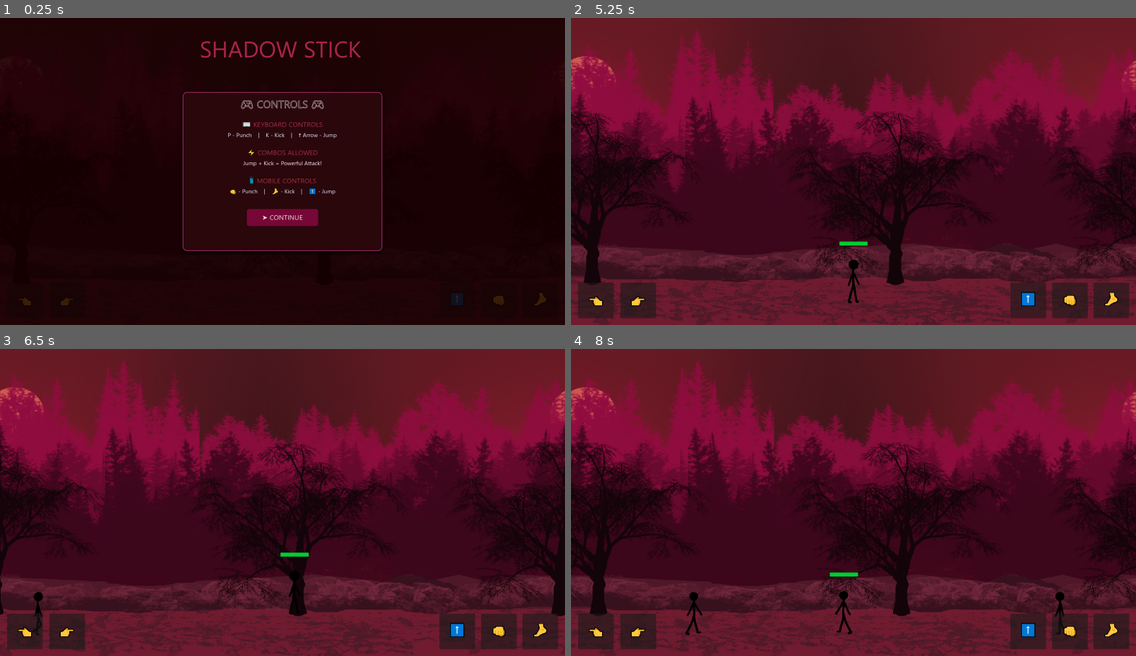
Above: before the commit, frames 1-4 (two rows, left to right).
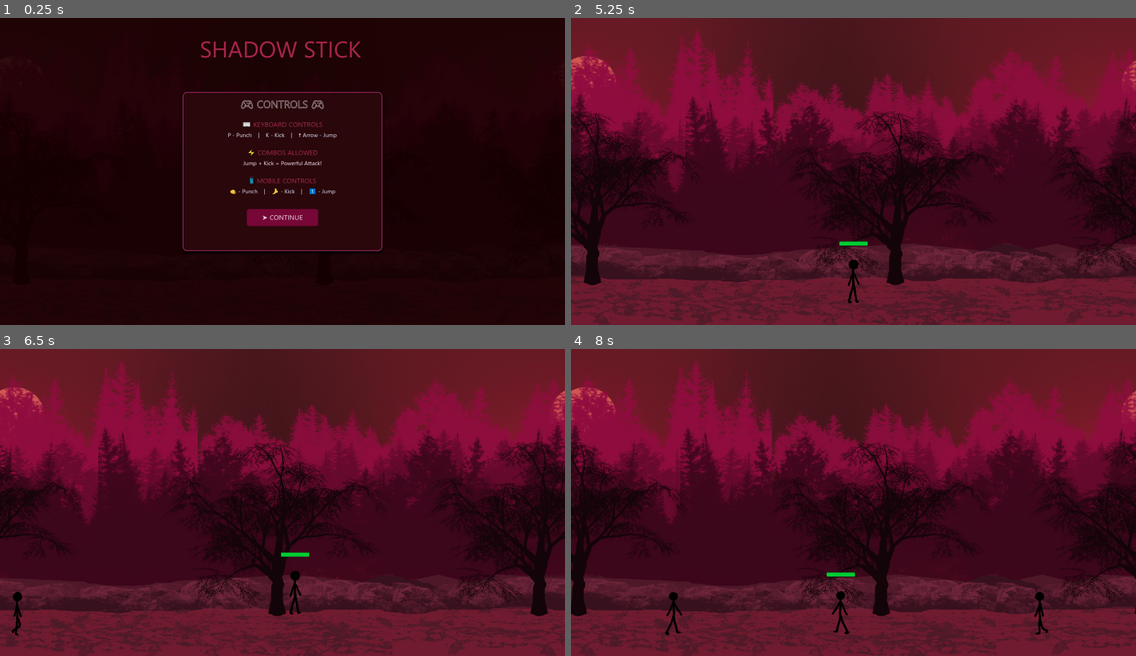
Above: after the commit, the same moments.

Repository: SUGANTH-V-27/stickman
Game: Godot game, scene res://scenes/main.tscn
Two runs of this game, one before a commit and one after it. Both use one fixed random seed, a clock stepped at 60 frames per second and the inputs below.
Inputs (mouse positions are in pixels of both pictures, inside the frame that each line leads up to):
- Up to frame 1 (0.25 s): no input
- Up to frame 2 (5.25 s): click (593, 300) at 0.5 s, where only the run before the commit has a clickable "👈"; click (638, 300) at 1.25 s, where only the run before the commit has a clickable "👉"; click (1028, 300) at 2 s, where only the run before the commit has a clickable "⬆️"; click (1068, 300) at 2.75 s, where only the run before the commit has a clickable "👊"; click (1113, 300) at 3.5 s, where only the run before the commit has a clickable "🦶"; click "➤ CONTINUE" at 4.25 s; click "🎮 START GAME" at 5 s
- Up to frame 3 (6.5 s): tap Enter at 5.75 s; move the mouse to (406, 487) at 5.77 s; hold Right (ui_right) from 5.78 s (still down); hold P (attack) from 5.78 s (still down); click (406, 487) at 5.92 s; tap Up (jump) at 6.02, 6.32 s; tap K (kick) at 6.05 s
- Up to frame 4 (8 s): release Right (ui_right) at 6.5 s; release P (attack) at 6.5 s; drag from (740, 517) to (870, 585) at 6.52 s; move the mouse to (910, 434) at 7.27 s; hold Left (ui_left) from 7.28 s (still down); hold Up (jump) from 7.28 s (still down); tap P (attack) at 7.55 s

The runs differ from the first frame. In frame 1, 0.2% of the frame differs, in the area x 3-97%, y 89-94%; in frame 2, 3.6%; in frame 3, 20%; in frame 4, 21%, in the area x 0-100%, y 4-100%.

Commit message:
buttons removed in desktop

Diff:
--- a/scenes/main.gd
+++ b/scenes/main.gd
@@ -44,6 +44,8 @@
 	# If your MobileControls.gd has a setup_controls() function, call it here:
 	if mobile_controls.has_method("setup_controls"):
 		mobile_controls.setup_controls()
+	if mobile_controls.has_method("adjust_button_sizes"):
+		mobile_controls.adjust_button_sizes()
 
 	# Remove static enemy
 	if enemy:
--- a/scenes/mobilecontrol.gd
+++ b/scenes/mobilecontrol.gd
@@ -8,21 +8,43 @@
 @onready var attack_button: Button = $AttackButton
 @onready var kick_button: Button = $KickButton
 
+
 func setup_controls():
 	if player == null:
 		push_error("Player not assigned to MobileControls!")
 		return
 
 	# Movement buttons
-	left_button.button_down.connect(player._on_LeftButton_pressed)
-	left_button.button_up.connect(player._on_LeftButton_released)
+	left_button.button_down.connect(func(): Input.action_press("ui_left"))
+	left_button.button_up.connect(func(): Input.action_release("ui_left"))
 
-	right_button.button_down.connect(player._on_RightButton_pressed)
-	right_button.button_up.connect(player._on_RightButton_released)
+	right_button.button_down.connect(func(): Input.action_press("ui_right"))
+	right_button.button_up.connect(func(): Input.action_release("ui_right"))
 
 	# Jump button
-	jump_button.pressed.connect(player._on_JumpButton_pressed)
+	jump_button.button_down.connect(func(): Input.action_press("jump"))
+	jump_button.button_up.connect(func(): Input.action_release("jump"))
 
-	# Combat buttons
-	attack_button.pressed.connect(player._on_AttackButton_pressed)
-	kick_button.pressed.connect(player._on_KickButton_pressed)
+	# Attack button
+	attack_button.button_down.connect(func(): Input.action_press("attack"))
+	attack_button.button_up.connect(func(): Input.action_release("attack"))
+
+	# Kick button
+	kick_button.button_down.connect(func(): Input.action_press("kick"))
+	kick_button.button_up.connect(func(): Input.action_release("kick"))
+
+
+func adjust_button_sizes():
+	var is_mobile := OS.has_feature("mobile") or DisplayServer.is_touchscreen_available()
+
+	if is_mobile:
+		# Show buttons on mobile with 150x150 size
+		var target_size := Vector2(150, 150)
+		for button in [left_button, right_button, jump_button, attack_button, kick_button]:
+			button.visible = true
+			button.custom_minimum_size = target_size
+			button.set_size(target_size)
+	else:
+		# Hide buttons completely on desktop/laptop
+		for button in [left_button, right_button, jump_button, attack_button, kick_button]:
+			button.visible = false
--- a/scenes/player.gd
+++ b/scenes/player.gd
@@ -17,6 +17,7 @@
 signal health_changed(current: int, max: int)
 
 var _hit_recovering := false
+var lock_movement_during_attack := false
 
 # -------------------- NODES --------------------
 @onready var sprite: AnimatedSprite2D = $AnimatedSprite2D
@@ -52,29 +53,35 @@
 
 # ------------------------------------------------
 func _physics_process(delta: float) -> void:
+	# Gravity
 	if not is_on_floor():
 		velocity.y += gravity * delta
 	else:
 		if velocity.y > 0:
 			velocity.y = 0
 
+	# Jump
 	if Input.is_action_just_pressed("jump") and is_on_floor():
 		velocity.y = -jump_force
 
+	# Restrict movement when hit or dead
 	if state in [State.DEAD, State.HIT]:
 		velocity.x = 0
 		move_and_slide()
 		return
 
-	if state == State.ATTACK and is_on_floor():
+	# Restrict movement during attack only if flagged
+	if state == State.ATTACK and is_on_floor() and lock_movement_during_attack:
 		velocity.x = 0
 		move_and_slide()
 		return
 
+	# Movement
 	var dir := Input.get_axis("ui_left", "ui_right")
 	velocity.x = dir * speed
 	move_and_slide()
 
+	# Animations
 	if dir == 0 and is_on_floor() and state != State.ATTACK:
 		state = State.IDLE
 		sprite.play("idle")
@@ -102,10 +109,10 @@
 		jump()
 
 # ------------------------------------------------
-# ATTACKS (Reusable helper)
-# ------------------------------------------------
-func _do_attack(hitbox: Area2D, anim: String, active_time: float, cooldown: float) -> void:
+# ATTACKS
+func _do_attack(hitbox: Area2D, anim: String, active_time: float, cooldown: float, lock_move := false) -> void:
 	state = State.ATTACK
+	lock_movement_during_attack = lock_move
 	sprite.play(anim)
 	air_sfx.play()
 
@@ -121,20 +128,19 @@
 		sprite.play("idle")
 
 func punch() -> void:
-	_do_attack(punch_hitbox, "punch", 0.05, 0.25)
+	_do_attack(punch_hitbox, "punch", 0.05, 0.25, false)  # allow movement
 
 func kick() -> void:
-	_do_attack(kick_hitbox, "kick", 0.08, 0.25)
+	_do_attack(kick_hitbox, "kick", 0.08, 0.25, true)     # lock movement
 
 func jump() -> void:
 	if is_on_floor():
 		velocity.y = -jump_force
-		state = State.MOVE  # or add a JUMP state if you want
+		state = State.MOVE
 		sprite.play("jump")
 
 # ------------------------------------------------
 # HITBOX SIGNALS
-# ------------------------------------------------
 func _on_punchhitbox_body_entered(body: Node) -> void:
 	if state != State.ATTACK:
 		return
@@ -150,12 +156,7 @@
 
 		var main = get_tree().current_scene
 		if main and main.has_method("get") and main.get("combat_system"):
-			main.combat_system.on_hit(
-				self,
-				body,
-				damage,
-				body.global_position
-			)
+			main.combat_system.on_hit(self, body, damage, body.global_position)
 
 func _on_kickhitbox_body_entered(body: Node) -> void:
 	if state != State.ATTACK:
@@ -167,16 +168,10 @@
 
 		var main = get_tree().current_scene
 		if main and main.has_method("get") and main.get("combat_system"):
-			main.combat_system.on_hit(
-				self,
-				body,
-				kick_damage,
-				body.global_position
-			)
+			main.combat_system.on_hit(self, body, kick_damage, body.global_position)
 
 # ------------------------------------------------
 # DAMAGE
-# ------------------------------------------------
 func take_damage(amount: int, knockback_dir: int, force: float) -> void:
 	if state == State.DEAD or is_dying:
 		return
@@ -230,36 +225,7 @@
 
 # ------------------------------------------------
 # PAUSE SUPPORT
-# ------------------------------------------------
 func _set_paused_state(paused: bool) -> void:
 	set_process(!paused)
 	set_physics_process(!paused)
 	set_process_input(!paused)
-
-# ------------------------------------------------
-# MOBILE CONTROL HOOKS
-# ------------------------------------------------
-func _on_AttackButton_pressed() -> void:
-	if state not in [State.DEAD, State.HIT, State.ATTACK]:
-		punch()
-
-func _on_KickButton_pressed() -> void:
-	if state not in [State.DEAD, State.HIT, State.ATTACK]:
-		kick()
-
-func _on_JumpButton_pressed() -> void:
-	if state not in [State.DEAD, State.HIT]:
-		jump()
-
-
-func _on_LeftButton_pressed() -> void:
-	Input.action_press("ui_left")
-
-func _on_LeftButton_released() -> void:
-	Input.action_release("ui_left")
-
-func _on_RightButton_pressed() -> void:
-	Input.action_press("ui_right")
-
-func _on_RightButton_released() -> void:
-	Input.action_release("ui_right")
